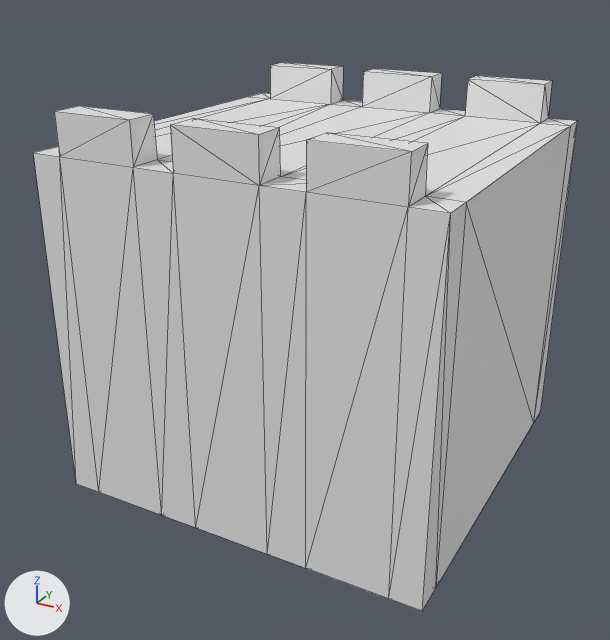
Before and after pictures for a commit that changed the FBX model BuildCity/Assets/Art/FBX/BOX/weiqiang01.FBX.
One viewpoint serves both versions: a camera (50 mm lens) standing at (9.14, -1.863, 1.326) and looking at (8.145, -0.054, 0.422). Lighting does not change. The marker at lower left points along +X, +Y and +Z. Mesh edges are drawn as thin lines. Where no turn or scale is listed for an object, it has been applied to the vertices.

Objects in the first picture: 'weiqiang01'.
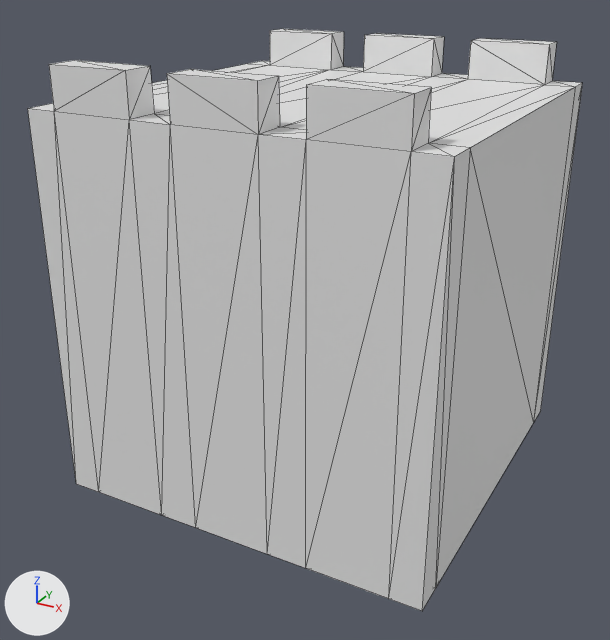
Boxes [x1, y1, x2, y2] around the edits, measured in the pictures (610 x 640 px):
'weiqiang01', reshaped (6% taller)
    before: [33, 62, 578, 611]
    after: [28, 29, 582, 611]

Edits to the bpy script that builds the scene:
```text
Change me_mesh:
    where me_mesh.from_pydata(...)  # 88 vertices, 172 faces; spans x -0.5..0.5, y -0.5..0.5, z 0.0..1.0
    used by ob_weiqiang01; location = (8.17, 0.024, 0.0)
    me_mesh part 1: all 56 vertices in x -0.5..0.5, y -0.5..0.5, z 0.9..1.0 are moved by (0.0, 0.0, 0.1)
```
